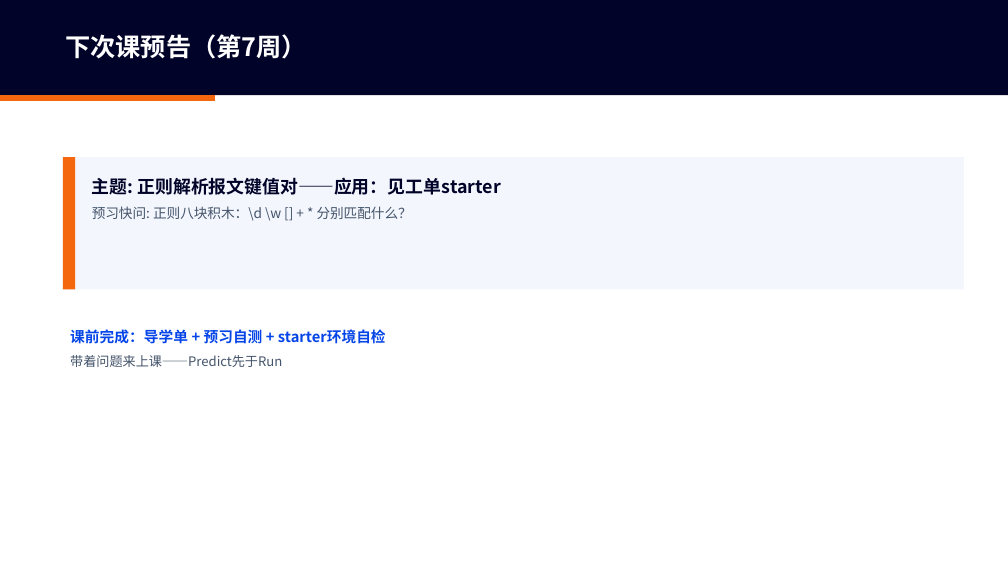
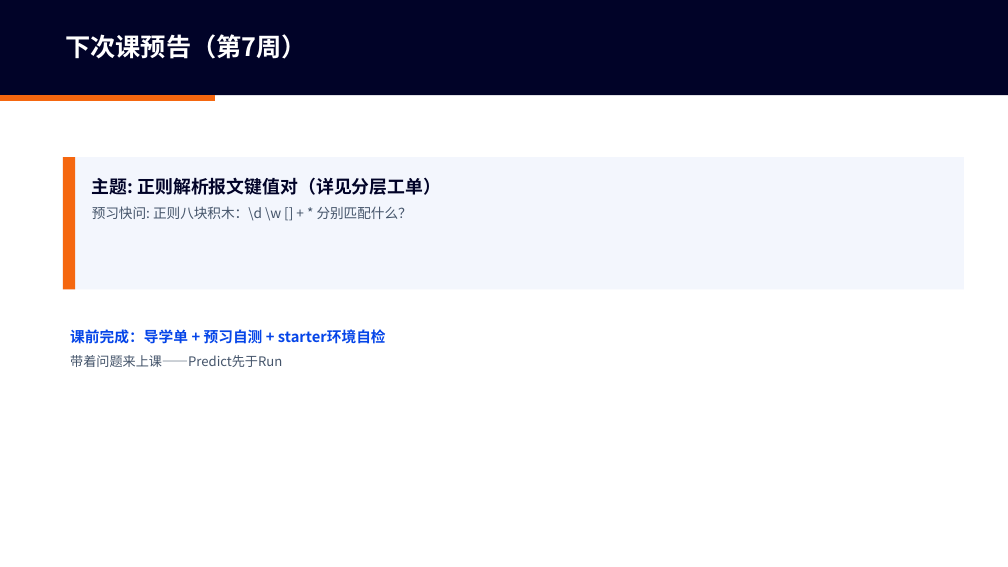
Before and after one commit to tianqiongenze/programming-fundamentals, a slide deck: slide 13 of V2授课PPT/W06-第12次课-给程序写病历本.pptx (slide 11 before the commit). Drawn at 1008x567 pixels with LibreOffice and Linux fonts; fonts in the diff are those of the drawing. Boxes give left, top, right and bottom in pixels: in the first picture for what was removed or moved away, otherwise in the second. Text is boxed around its words. In the diff, an @@ line names an element or a change of style, - is before the commit and + after.

```diff
--- a/V2授课PPT/W06-第12次课-给程序写病历本.pptx
+++ b/V2授课PPT/W06-第12次课-给程序写病历本.pptx
@@ text at bbox=[92, 177, 441, 195]: text changed @@
-主题: 正则解析报文键值对——应用：见工单starter
+主题: 正则解析报文键值对（详见分层工单）
```
Also in this commit, not shown: 8 other slides changed, 2 slides added, 11 other files.
